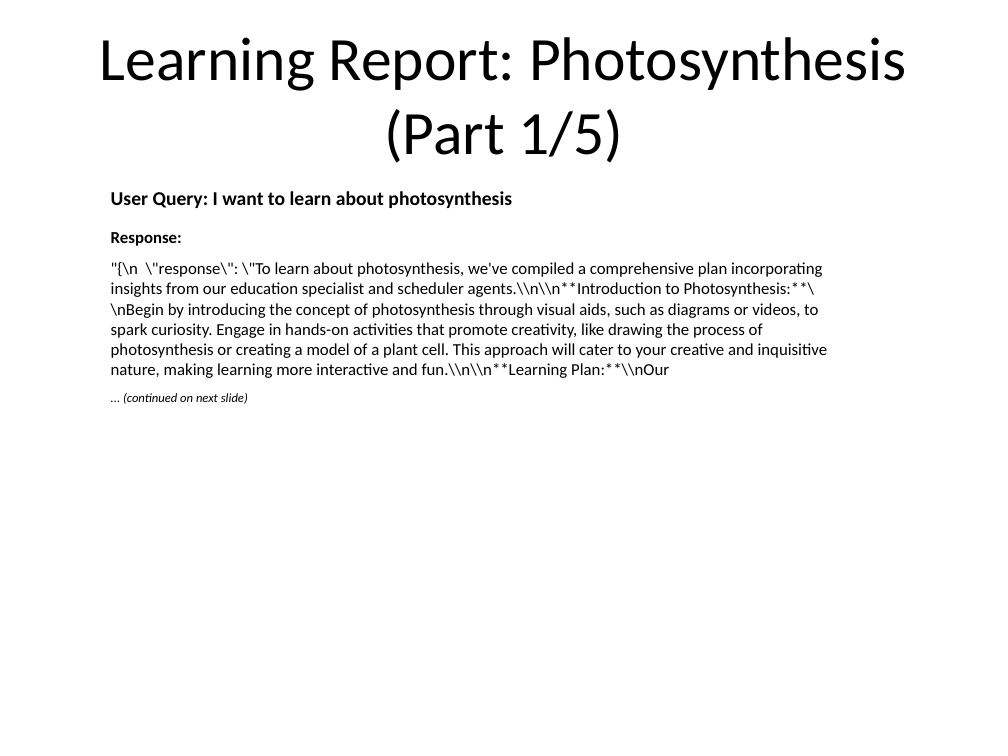
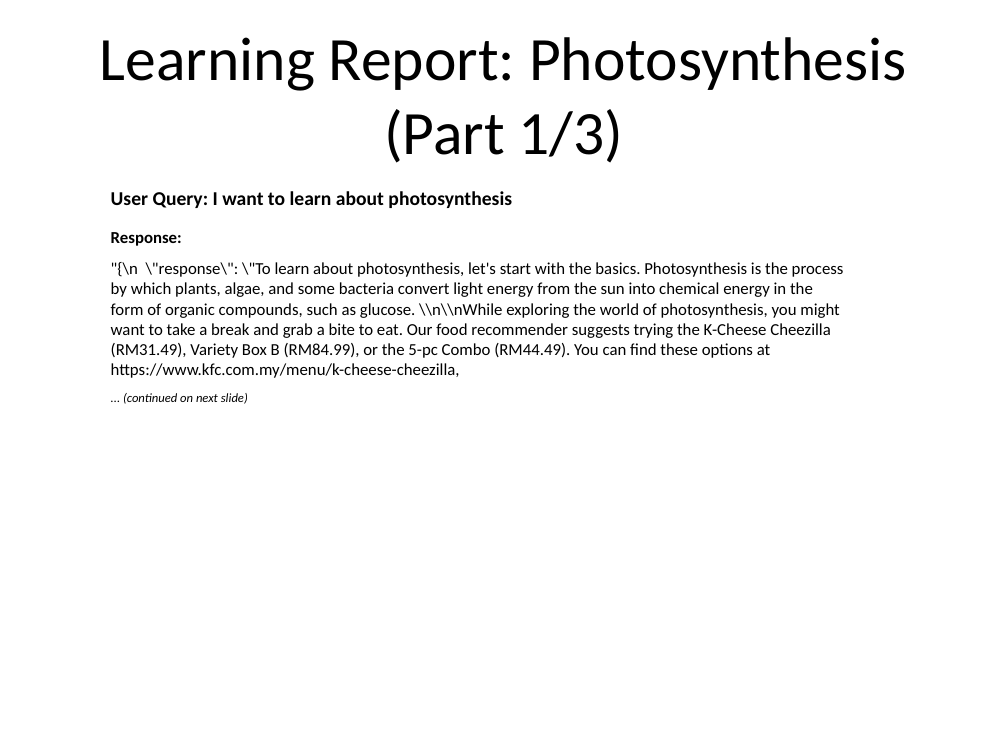
Before and after one commit to victoryeo/food_assistant, a slide deck: slide 1 of mcp/learning_report.pptx. Drawn at 1008x756 pixels with LibreOffice and Linux fonts; fonts in the diff are those of the drawing. Boxes give left, top, right and bottom in pixels: in the first picture for what was removed or moved away, otherwise in the second. Text is boxed around its words. In the diff, an @@ line names an element or a change of style, - is before the commit and + after.

Commit message:
update the food assistant MCP server

```diff
--- a/mcp/learning_report.pptx
+++ b/mcp/learning_report.pptx
@@ title at <box>100,37,907,163</box>: text changed @@
-Learning Report: Photosynthesis (Part 1/5)
+Learning Report: Photosynthesis (Part 1/3)
@@ text at <box>111,262,844,378</box>: text changed @@
-"{\n \"response\": \"To learn about photosynthesis, we've compiled a comprehensive plan incorporating insights from our education specialist and scheduler agents.\\n\\n**Introduction to Photosynthesis:**\\nBegin by introducing the concept of photosynthesis through visual aids, such as diagrams or videos, to spark curiosity. Engage in hands-on activities that promote creativity, like drawing the process of photosynthesis or creating a model of a plant cell. This approach will cater to your creative and inquisitive nature, making learning more interactive and fun.\\n\\n**Learning Plan:**\\nOur
+"{\n \"response\": \"To learn about photosynthesis, let's start with the basics. Photosynthesis is the process by which plants, algae, and some bacteria convert light energy from the sun into chemical energy in the form of organic compounds, such as glucose. \\n\\nWhile exploring the world of photosynthesis, you might want to take a break and grab a bite to eat. Our food recommender suggests trying the K-Cheese Cheezilla (RM31.49), Variety Box B (RM84.99), or the 5-pc Combo (RM44.49). You can find these options at https://www.kfc.com.my/menu/k-cheese-cheezilla,
```
Also in this commit, not shown: 2 other slides changed, 2 slides removed, 4 other files.
